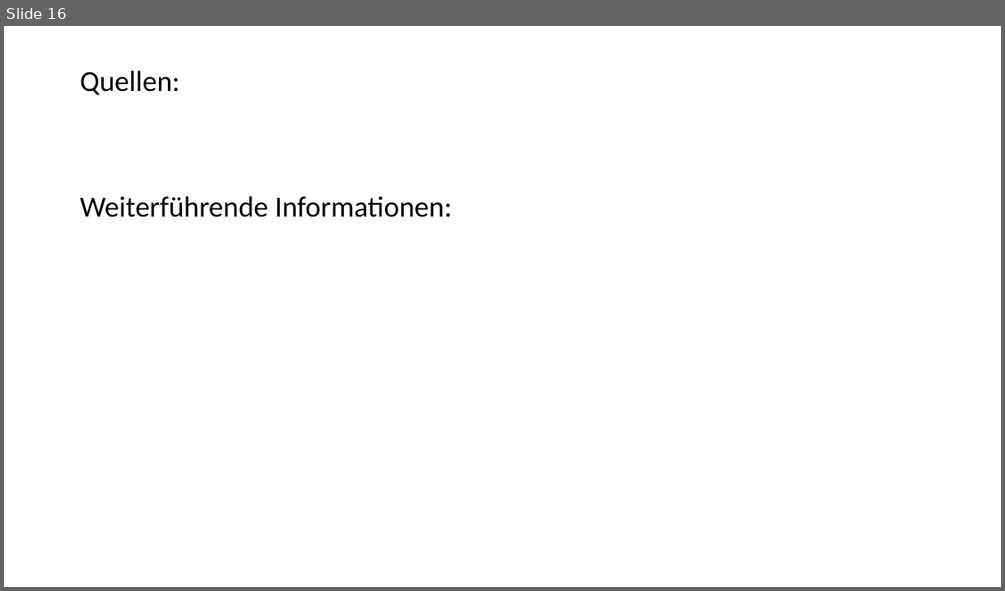
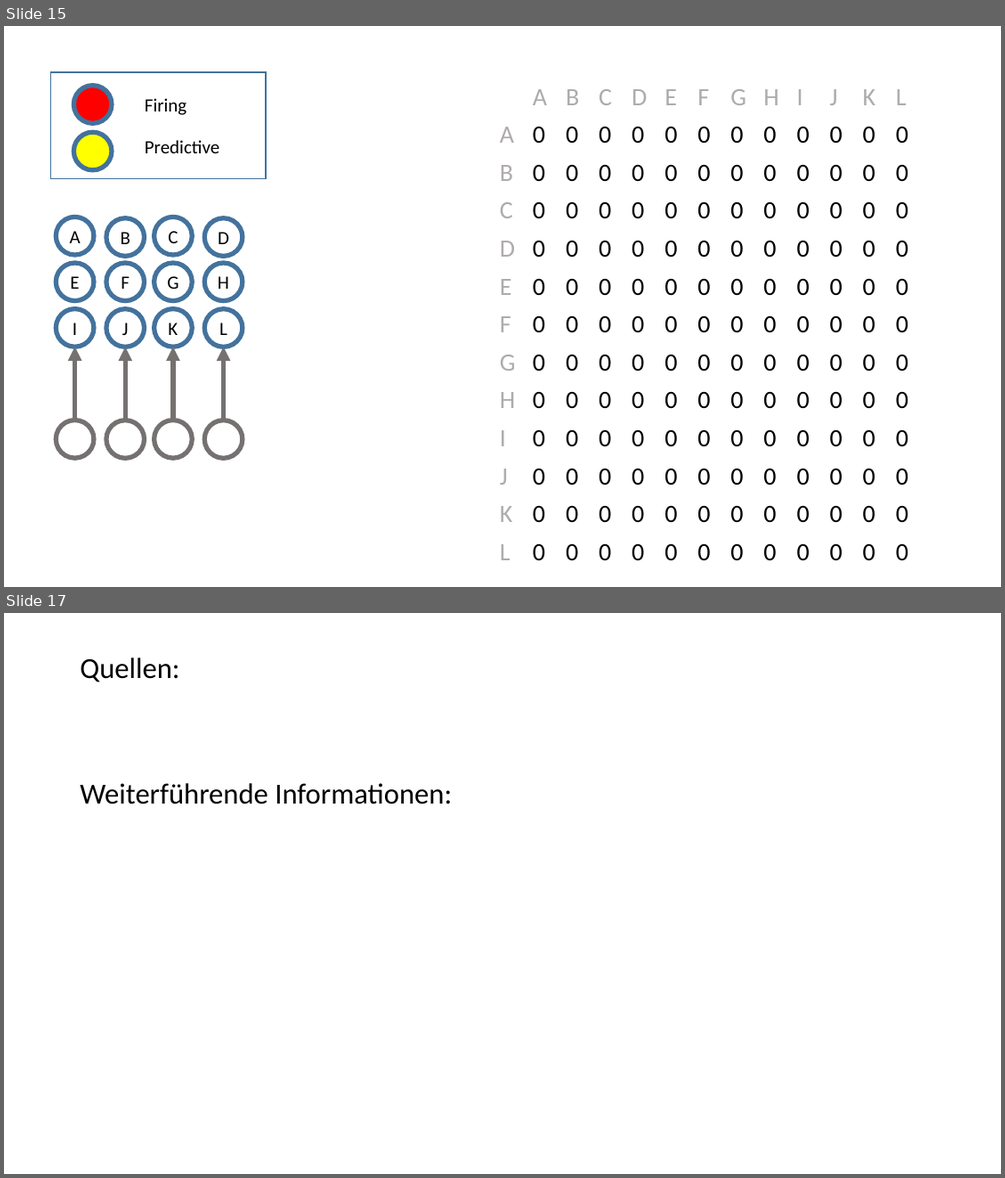
Before and after one commit to danck/hsem, a slide deck: Vortrag/hsem.pptx. Shown one above the other, each under a label of ours: slide 16 before the commit, slides 15 and 17 after it; the slides between them are not shown. The pictures are 1005x591 and 1005x1178 pixels, drawn with LibreOffice and Linux fonts; fonts in the diff are those of the drawing. Boxes give left, top, right and bottom in pixels: in the first picture for what was removed or moved away, otherwise in the second. Text is boxed around its words. In the diff, an @@ line names an element or a change of style, - is before the commit and + after.

```diff
--- a/Vortrag/hsem.pptx
+++ b/Vortrag/hsem.pptx
@@ slide 15 added at (x1=4, y1=26, x2=1001, y2=587), background #FFFFFF @@
@@ rectangle added at (x1=51, y1=72, x2=266, y2=179), outline #43739E 1 pt @@
@@ table added at (x1=493, y1=78, x2=920, y2=564), 13 rows, 13 columns @@
+ | A | B | C | D | E | F | G | H | I | J | K | L
+A | 0 | 0 | 0 | 0 | 0 | 0 | 0 | 0 | 0 | 0 | 0 | 0
+B | 0 | 0 | 0 | 0 | 0 | 0 | 0 | 0 | 0 | 0 | 0 | 0
+C | 0 | 0 | 0 | 0 | 0 | 0 | 0 | 0 | 0 | 0 | 0 | 0
+D | 0 | 0 | 0 | 0 | 0 | 0 | 0 | 0 | 0 | 0 | 0 | 0
+E | 0 | 0 | 0 | 0 | 0 | 0 | 0 | 0 | 0 | 0 | 0 | 0
+F | 0 | 0 | 0 | 0 | 0 | 0 | 0 | 0 | 0 | 0 | 0 | 0
+G | 0 | 0 | 0 | 0 | 0 | 0 | 0 | 0 | 0 | 0 | 0 | 0
+H | 0 | 0 | 0 | 0 | 0 | 0 | 0 | 0 | 0 | 0 | 0 | 0
+I | 0 | 0 | 0 | 0 | 0 | 0 | 0 | 0 | 0 | 0 | 0 | 0
+J | 0 | 0 | 0 | 0 | 0 | 0 | 0 | 0 | 0 | 0 | 0 | 0
+K | 0 | 0 | 0 | 0 | 0 | 0 | 0 | 0 | 0 | 0 | 0 | 0
+L | 0 | 0 | 0 | 0 | 0 | 0 | 0 | 0 | 0 | 0 | 0 | 0
@@ ellipse added at (x1=73, y1=85, x2=112, y2=123), fill #FF0000, outline #43739E 4.5 pt @@
@@ text added at (x1=145, y1=98, x2=186, y2=115), 18 pt, text #000000 @@
+Firing
@@ ellipse added at (x1=73, y1=132, x2=112, y2=170), fill #FFFF00, outline #43739E 4.5 pt @@
@@ text added at (x1=145, y1=140, x2=219, y2=153), 18 pt, text #000000 @@
+Predictive
@@ ellipse added at (x1=56, y1=216, x2=94, y2=255), outline #43739E 4.5 pt, 18 pt, text #000000 @@
+A
@@ ellipse added at (x1=106, y1=218, x2=145, y2=257), outline #43739E 4.5 pt, 18 pt, text #000000 @@
+B
@@ ellipse added at (x1=154, y1=216, x2=193, y2=255), outline #43739E 4.5 pt, 18 pt, text #000000 @@
+C
@@ ellipse added at (x1=204, y1=218, x2=243, y2=257), outline #43739E 4.5 pt, 18 pt, text #000000 @@
+D
@@ ellipse added at (x1=56, y1=263, x2=94, y2=301), outline #43739E 4.5 pt, 18 pt, text #000000 @@
+E
@@ ellipse added at (x1=106, y1=263, x2=145, y2=301), outline #43739E 4.5 pt, 18 pt, text #000000 @@
+F
@@ ellipse added at (x1=154, y1=263, x2=193, y2=301), outline #43739E 4.5 pt, 18 pt, text #000000 @@
+G
@@ ellipse added at (x1=204, y1=263, x2=243, y2=301), outline #43739E 4.5 pt, 18 pt, text #000000 @@
+H
@@ ellipse added at (x1=56, y1=309, x2=94, y2=346), outline #43739E 4.5 pt, 18 pt, text #000000 @@
+I
@@ ellipse added at (x1=106, y1=309, x2=145, y2=346), outline #43739E 4.5 pt, 18 pt, text #000000 @@
+J
@@ ellipse added at (x1=154, y1=309, x2=193, y2=346), outline #43739E 4.5 pt, 18 pt, text #000000 @@
+K
@@ ellipse added at (x1=204, y1=309, x2=243, y2=346), outline #43739E 4.5 pt, 18 pt, text #000000 @@
+L
@@ arrow added from (75, 420) to (75, 346), #767171 4.5 pt @@
@@ arrow added from (125, 420) to (125, 346), #767171 4.5 pt @@
@@ arrow added from (173, 420) to (173, 346), #767171 4.5 pt @@
@@ arrow added from (224, 420) to (224, 346), #767171 4.5 pt @@
@@ ellipse added at (x1=56, y1=420, x2=94, y2=459), outline #767171 4.5 pt @@
@@ ellipse added at (x1=106, y1=420, x2=145, y2=459), outline #767171 4.5 pt @@
@@ ellipse added at (x1=154, y1=420, x2=193, y2=459), outline #767171 4.5 pt @@
@@ ellipse added at (x1=204, y1=420, x2=243, y2=459), outline #767171 4.5 pt @@
@@ what was slide 16 is now slide 17 @@
```
Also in this commit, not shown: 1 other slide added, 1 slide removed, 1 other file.
